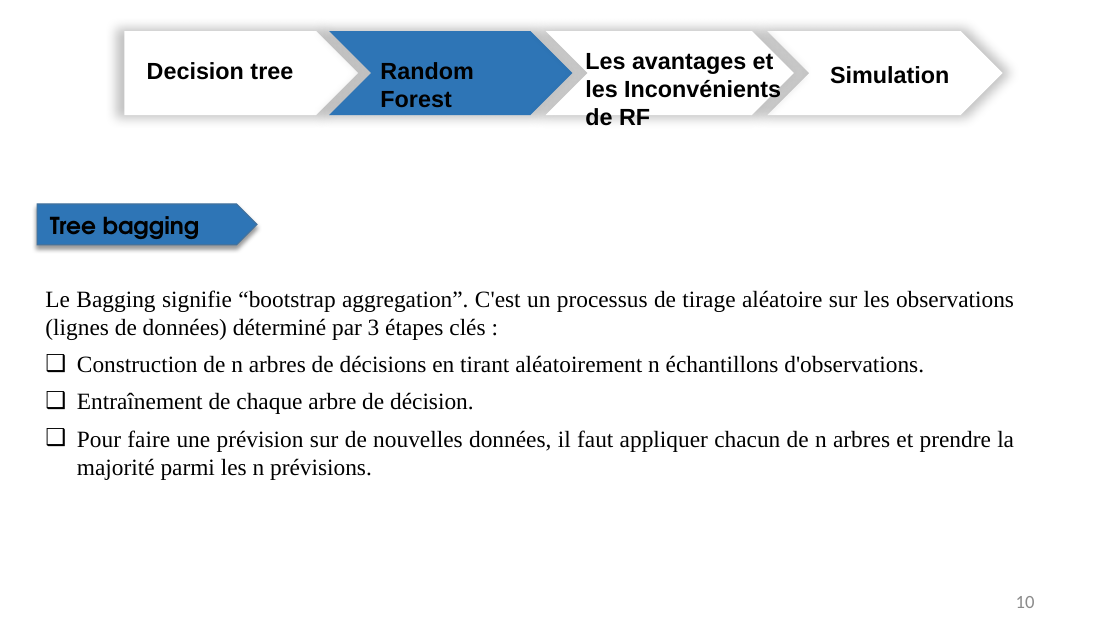
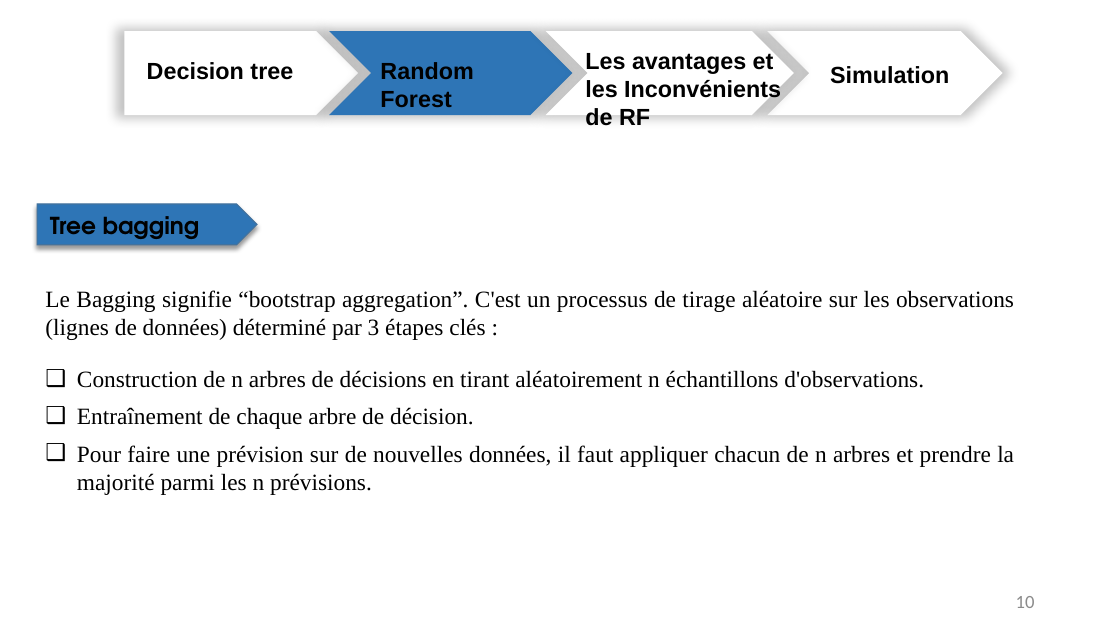
Before and after one commit to benjdiasaad/Random_Forest, a slide deck: slide 10 of Benjdia Saad Random Forest.pptx. Drawn at 1120x630 pixels with LibreOffice and Linux fonts; fonts in the diff are those of the drawing. Boxes give left, top, right and bottom in pixels: in the first picture for what was removed or moved away, otherwise in the second. Text is boxed around its words. In the diff, an @@ line names an element or a change of style, - is before the commit and + after.

```diff
--- a/Benjdia Saad Random Forest.pptx
+++ b/Benjdia Saad Random Forest.pptx
@@ text "Le Bagging signifie “bootstrap aggregation”. ..." rewrapped from bbox=[45, 290, 1014, 480] to bbox=[45, 290, 1014, 495] @@
```
Also in this commit, not shown: 10 other slides changed.
